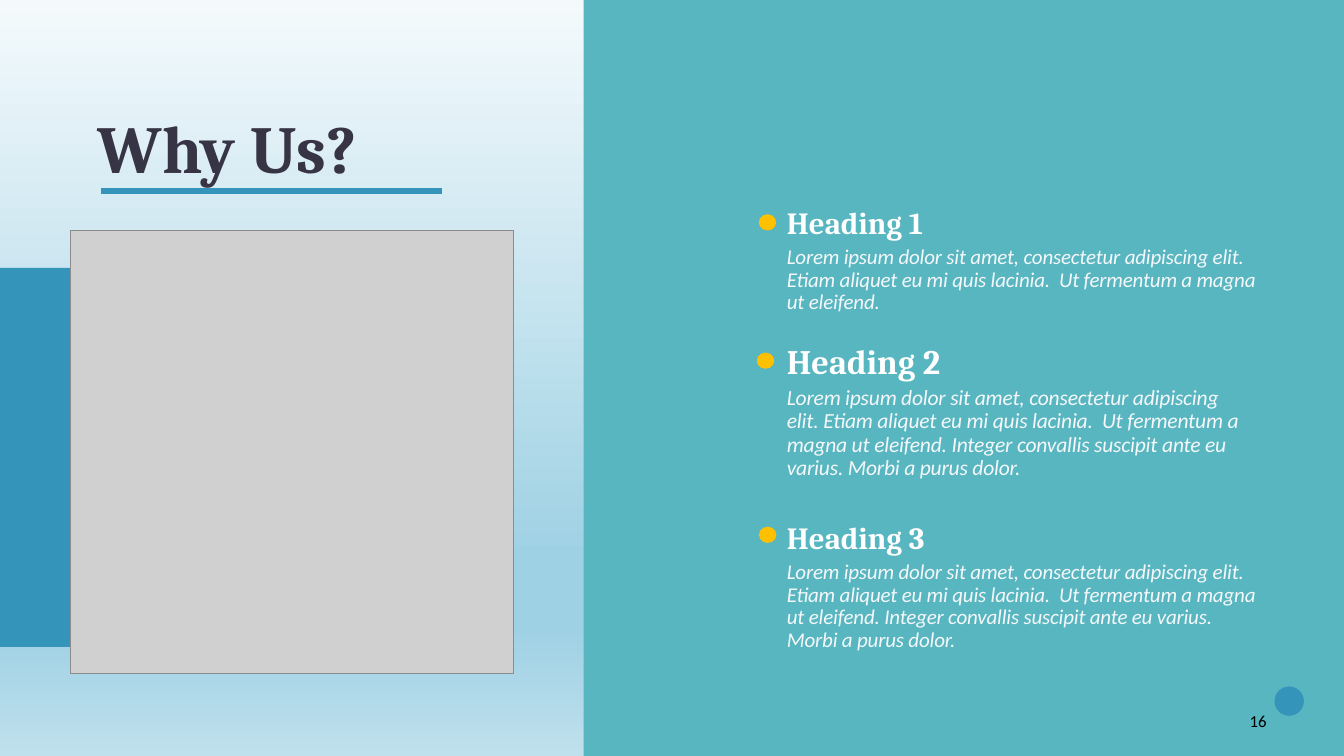
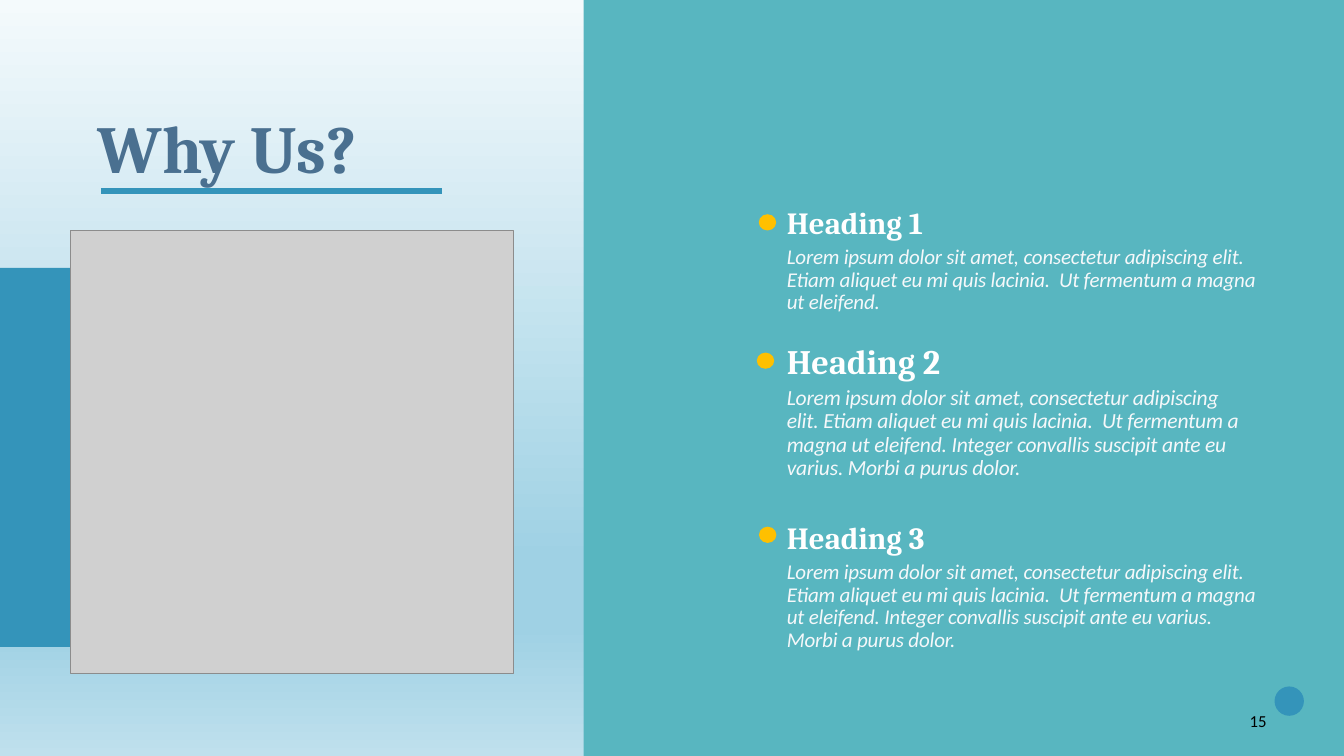
Before and after one commit to Adaneadgo/Pack4u, a slide deck: slide 15 of Pack4U.pptx (slide 16 before the commit). Drawn at 1344x756 pixels with LibreOffice and Linux fonts; fonts in the diff are those of the drawing; grey boxes stand for pictures. Boxes give left, top, right and bottom in pixels: in the first picture for what was removed or moved away, otherwise in the second. Text is boxed around its words. In the diff, an @@ line names an element or a change of style, - is before the commit and + after.

```diff
--- a/Pack4U.pptx
+++ b/Pack4U.pptx
@@ title "Why Us?" at box(98, 126, 357, 188): text colour #373545 to #4A7090 @@
@@ page number at box(1250, 716, 1267, 727): text changed @@
-16
+15
```
Also in this commit, not shown: 12 other slides changed, 2 slides added, 3 slides removed.
